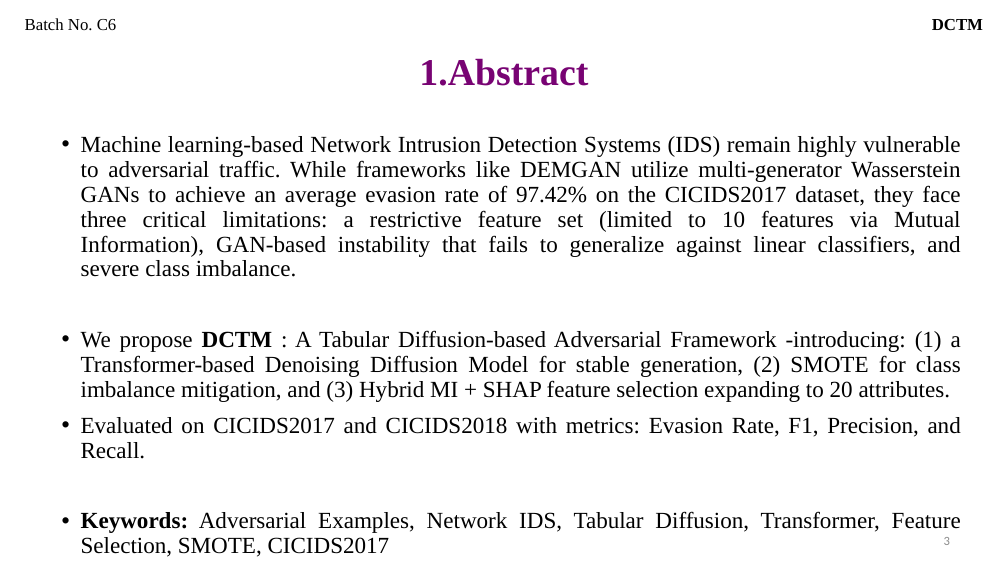
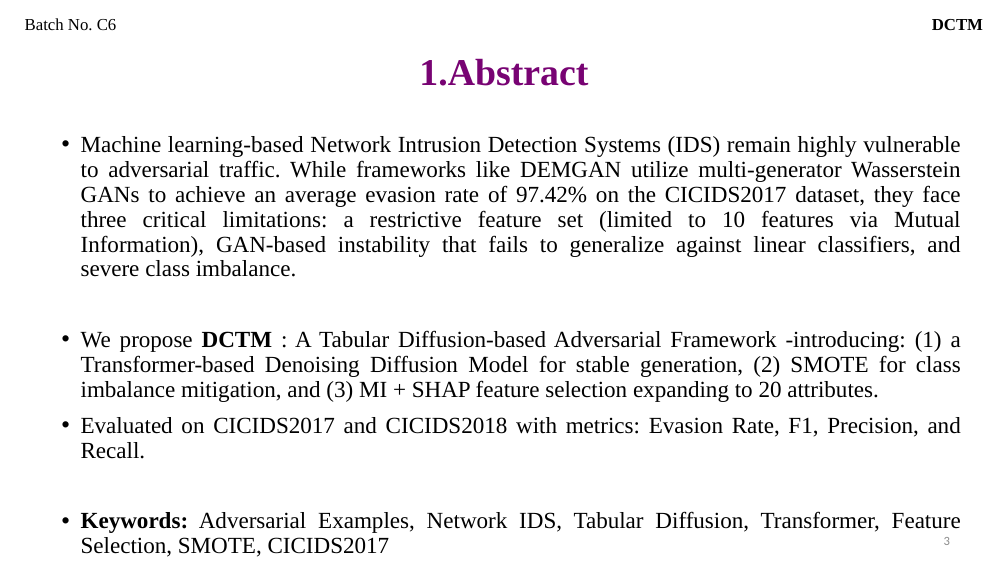
Before and after one commit to Thrinadh-25/DCTM, a slide deck: slide 3 of review 2/ppt main/review 2 c6 dctm.pptx. Drawn at 1008x567 pixels with LibreOffice and Linux fonts; fonts in the diff are those of the drawing. Boxes give left, top, right and bottom in pixels: in the first picture for what was removed or moved away, otherwise in the second. Text is boxed around its words. In the diff, an @@ line names an element or a change of style, - is before the commit and + after.

```diff
--- a/review 2/ppt main/review 2 c6 dctm.pptx
+++ b/review 2/ppt main/review 2 c6 dctm.pptx
@@ subtitle at [81, 330, 961, 402]: text changed @@
-• We propose DCTM : A Tabular Diffusion-based Adversarial Framework -introducing: (1) a Transformer-based Denoising Diffusion Model for stable generation, (2) SMOTE for class imbalance mitigation, and (3) Hybrid MI + SHAP feature selection expanding to 20 attributes.
+• We propose DCTM : A Tabular Diffusion-based Adversarial Framework -introducing: (1) a Transformer-based Denoising Diffusion Model for stable generation, (2) SMOTE for class imbalance mitigation, and (3) MI + SHAP feature selection expanding to 20 attributes.
```
Also in this commit, not shown: 6 other slides changed, 1 slide removed, 4 other files.
